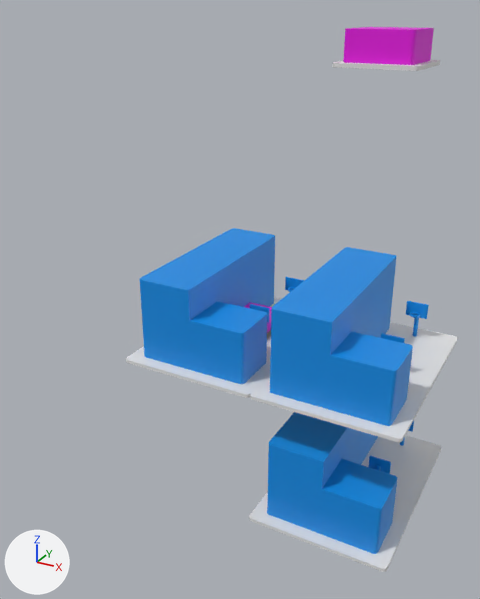
Two versions of the glTF model 3D_Models/MergedFTW.gltf, one commit apart.
The view is the same before and after, from a 50 mm lens placed at (4.45, -8.01, 4.62), pointed at (0.42, -0.67, 0.95). Lighting does not change. The marker at lower left points along +X, +Y and +Z.

In view in the first picture: 'GStore_1x1.001', 'School_2x3', 'School_2x3.001', 'School_2x3.002'.
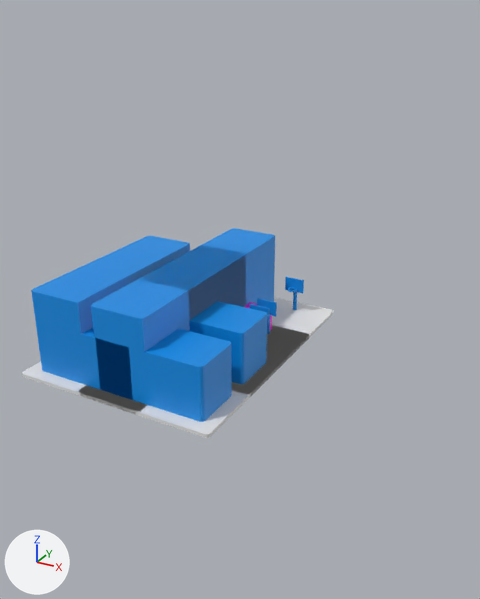
Boxes [x1, y1, x2, y2] around the edits, measured in the pictures (480 x 599 px):
'School_2x3.002', moved: before [250, 247, 458, 442]; after [79, 246, 309, 438]
'School_2x3.001', moved: before [249, 412, 442, 572]; after [22, 236, 190, 414]
'GStore_1x1.001', moved (not visible afterwards): before [332, 27, 440, 71]

Edits to the bpy script that builds the scene:
```text
Change ob_school_2x3_001:
    ob_school_2x3_001.location: (2.0, 0.0, -2.0) -> (-1.0, -1.0, 0.0)
Change ob_school_2x3_002:
    ob_school_2x3_002.location: (2.0, 0.0, 0.0) -> (0.0, -1.0, 0.0)
Change ob_gstore_1x1_001:
    ob_gstore_1x1_001.location: (2.0, 0.0, 4.0) -> (-1.0, -1.0, 0.0)
```
